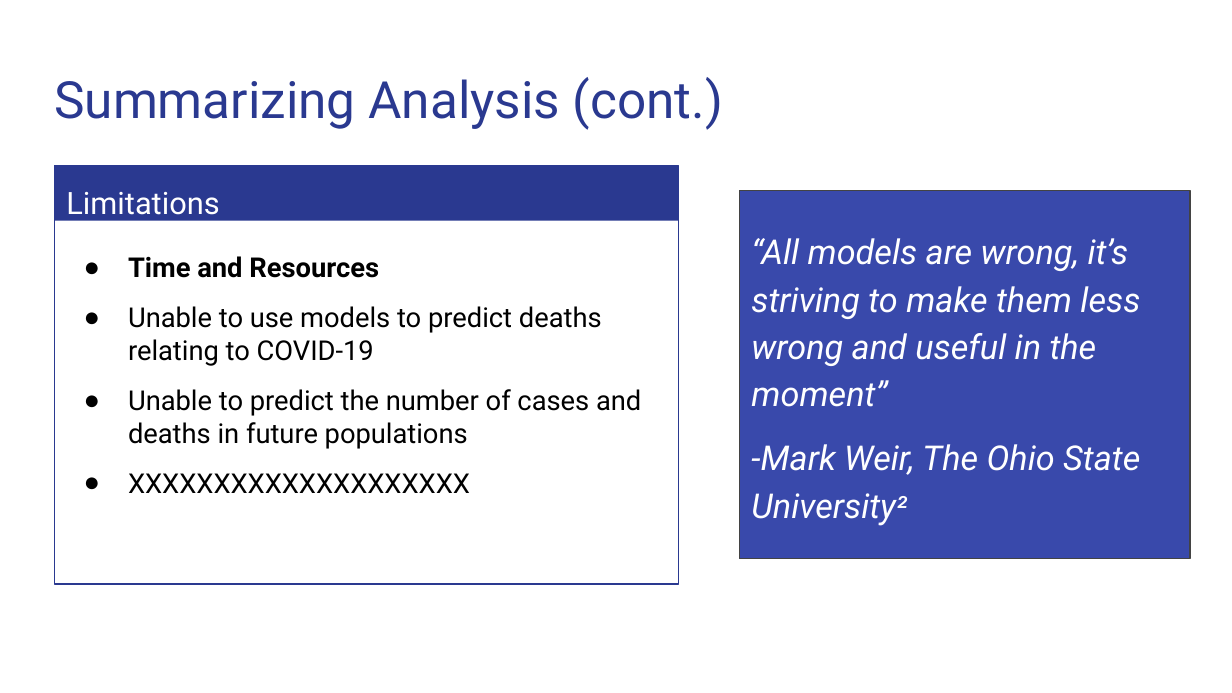
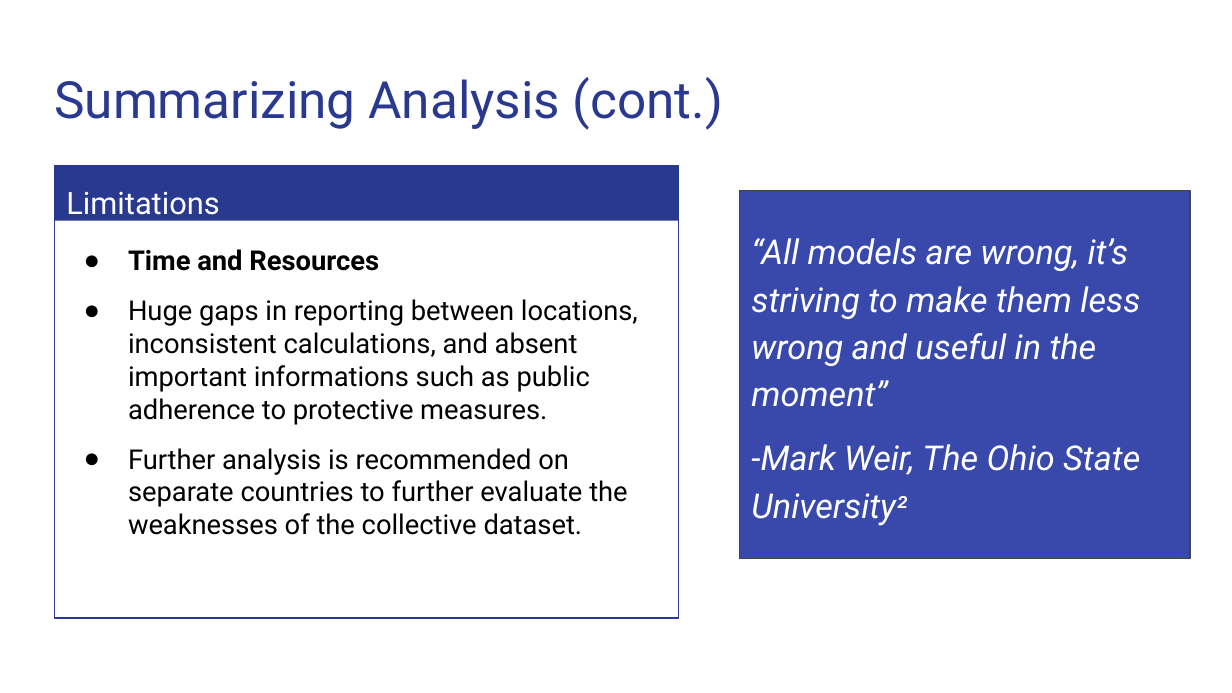
Before and after one commit to Magzzie/COVID-19_Analysis, a slide deck: slide 31 of COVID-19 Analysis.pptx (slide 21 before the commit). Drawn at 1232x693 pixels with LibreOffice and Linux fonts; fonts in the diff are those of the drawing. Boxes give left, top, right and bottom in pixels: in the first picture for what was removed or moved away, otherwise in the second. Text is boxed around its words. In the diff, an @@ line names an element or a change of style, - is before the commit and + after.

Commit message:
updating presentation

```diff
--- a/COVID-19 Analysis.pptx
+++ b/COVID-19 Analysis.pptx
@@ rectangle "Time and Resources": place and size @@
-rectangle "Time and Resources" at (54, 165, 679, 584)
+rectangle "Time and Resources" at (54, 165, 679, 617)
@@ text in rectangle at (128, 299, 638, 535): text changed @@
-● Unable to use models to predict deaths relating to COVID-19
-● Unable to predict the number of cases and deaths in future populations
-● XXXXXXXXXXXXXXXXXXXX
+● Huge gaps in reporting between locations, inconsistent calculations, and absent important informations such as public adherence to protective measures.
+● Further analysis is recommended on separate countries to further evaluate the weaknesses of the collective dataset.
```
Also in this commit, not shown: 2 other slides changed, 12 slides added, 2 slides removed.
